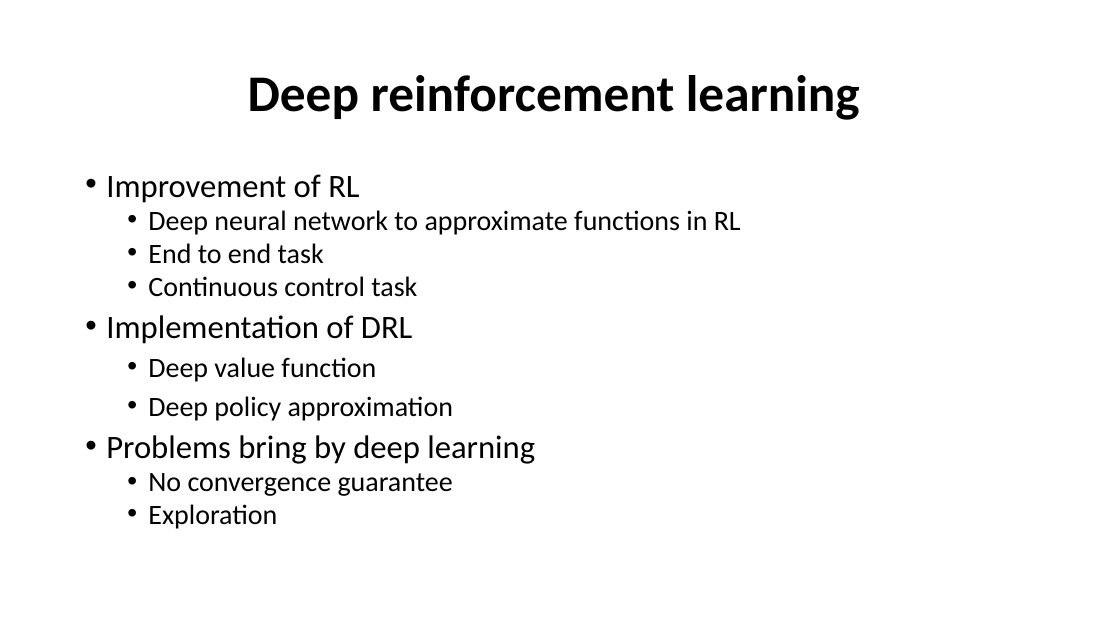
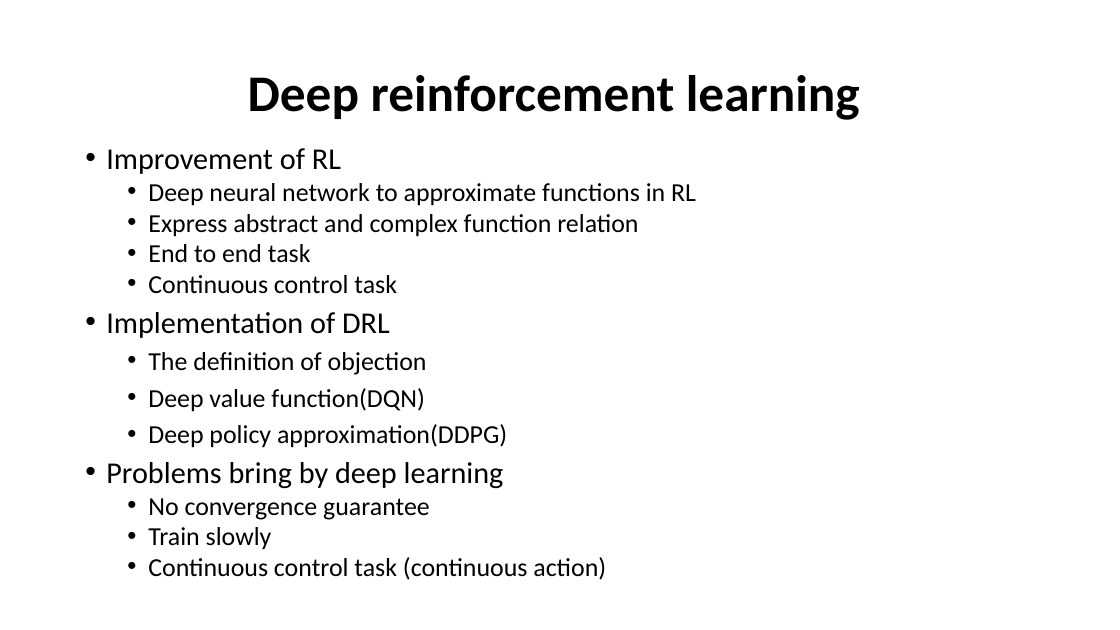
Before and after one commit to xfdywy/RL, a slide deck: slide 12 of FirstSeminar/ThurDRL.pptx. Drawn at 1120x630 pixels with LibreOffice and Linux fonts; fonts in the diff are those of the drawing. Boxes give left, top, right and bottom in pixels: in the first picture for what was removed or moved away, otherwise in the second. Text is boxed around its words. In the diff, an @@ line names an element or a change of style, - is before the commit and + after.

```diff
--- a/FirstSeminar/ThurDRL.pptx
+++ b/FirstSeminar/ThurDRL.pptx
@@ text "Improvement of RL": place and size @@
-text "Improvement of RL" at [106, 174, 741, 529]
+text "Improvement of RL" at [106, 148, 696, 580]
@@ text at [106, 148, 696, 520]: size 28 to 25.9 pt in "Improvement of RL", "Implementation of DRL", "Problems bring by deep learning"; size 24 to 22.2 pt in "Deep neural network to approximate functions in ...", "End to end task", "Continuous control task", "No convergence guarantee" @@
@@ text at [148, 214, 638, 237]: paragraph added @@
+  • Express abstract and complex function relation
@@ text at [148, 352, 507, 448]: text changed; size 24 to 22.2 pt @@
-    • Deep value function
-    • Deep policy approximation
+    • The definition of objection
+    • Deep value function(DQN)
+    • Deep policy approximation(DDPG)
@@ text at [148, 527, 606, 580]: text changed; size 24 to 22.2 pt @@
-  • Exploration
+  • Train slowly
+  • Continuous control task (continuous action)
```
Also in this commit, not shown: 6 other slides changed, 7 slides added, 1 slide removed.
